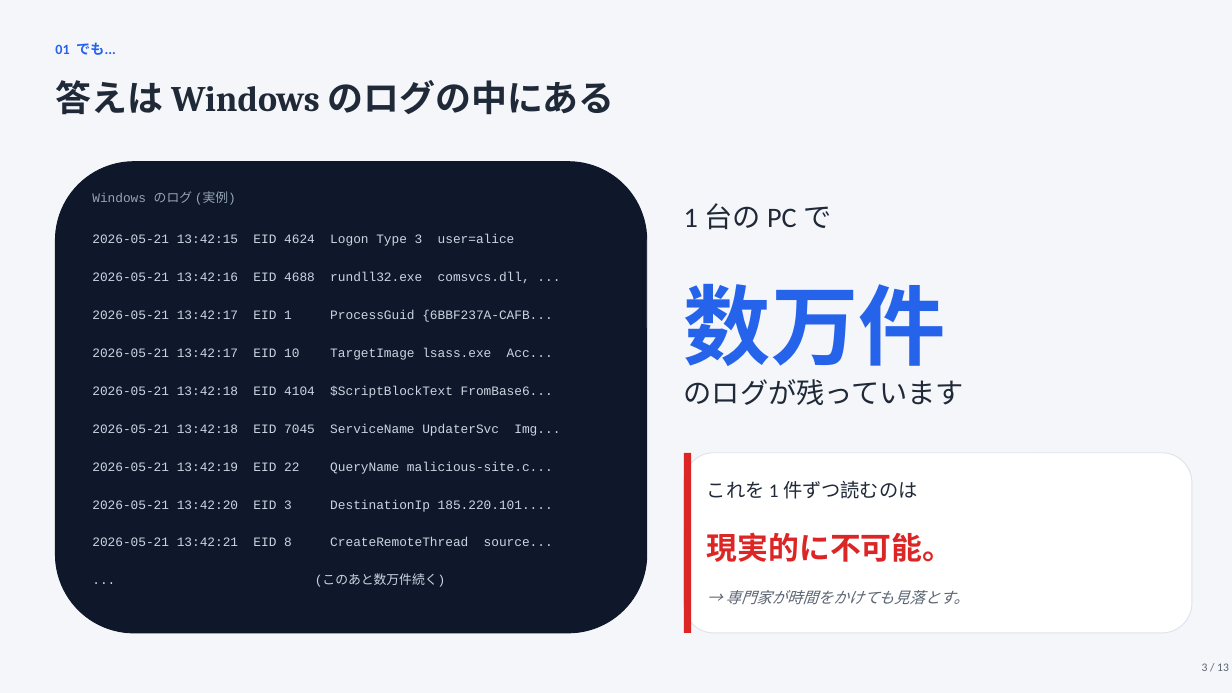
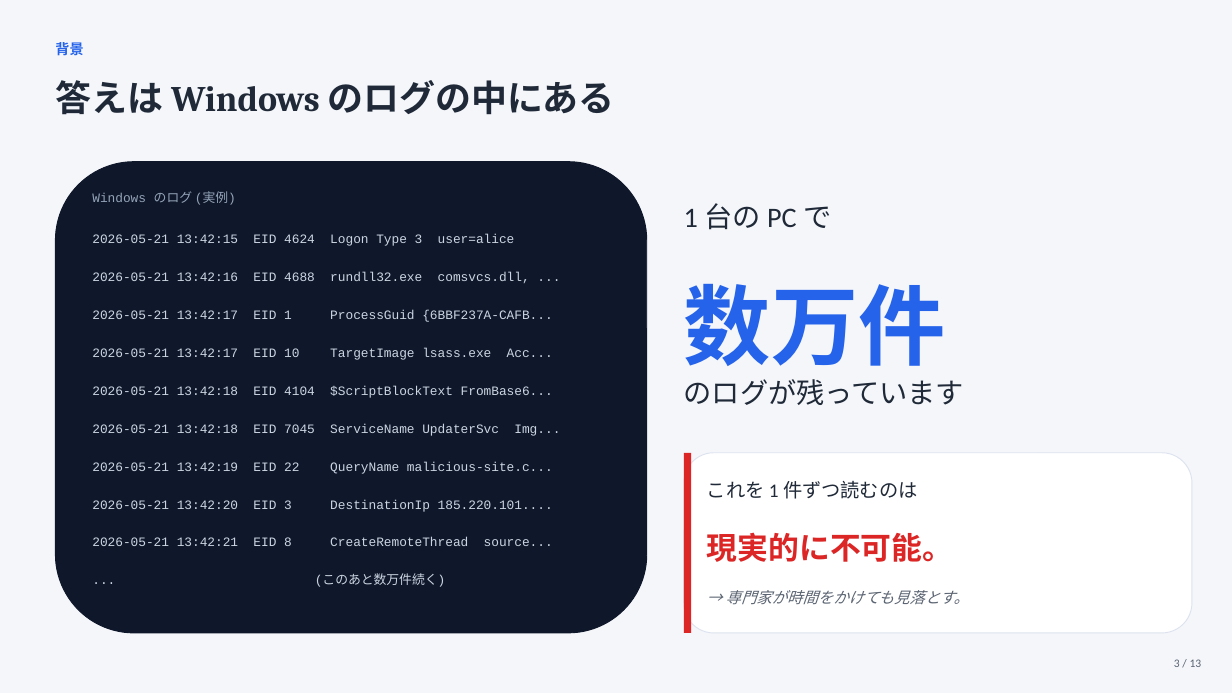
Before and after one commit to Assy2005/hayabusa-plus, a slide deck: slide 3 of docs/presentation/pptx/hayabusa-plus.pptx. Drawn at 1232x693 pixels with LibreOffice and Linux fonts; fonts in the diff are those of the drawing. Boxes give left, top, right and bottom in pixels: in the first picture for what was removed or moved away, otherwise in the second. Text is boxed around its words. In the diff, an @@ line names an element or a change of style, - is before the commit and + after.

```diff
--- a/docs/presentation/pptx/hayabusa-plus.pptx
+++ b/docs/presentation/pptx/hayabusa-plus.pptx
@@ text at (55, 40, 83, 58): text changed @@
-01 でも...
+背景
@@ text "3 / 13": place and size @@
-text "3 / 13" at (1202, 663, 1229, 671)
+text "3 / 13" at (1174, 659, 1202, 667)
```
Also in this commit, not shown: 7 other slides changed, 5 slides added, 5 slides removed, 1 other file.
